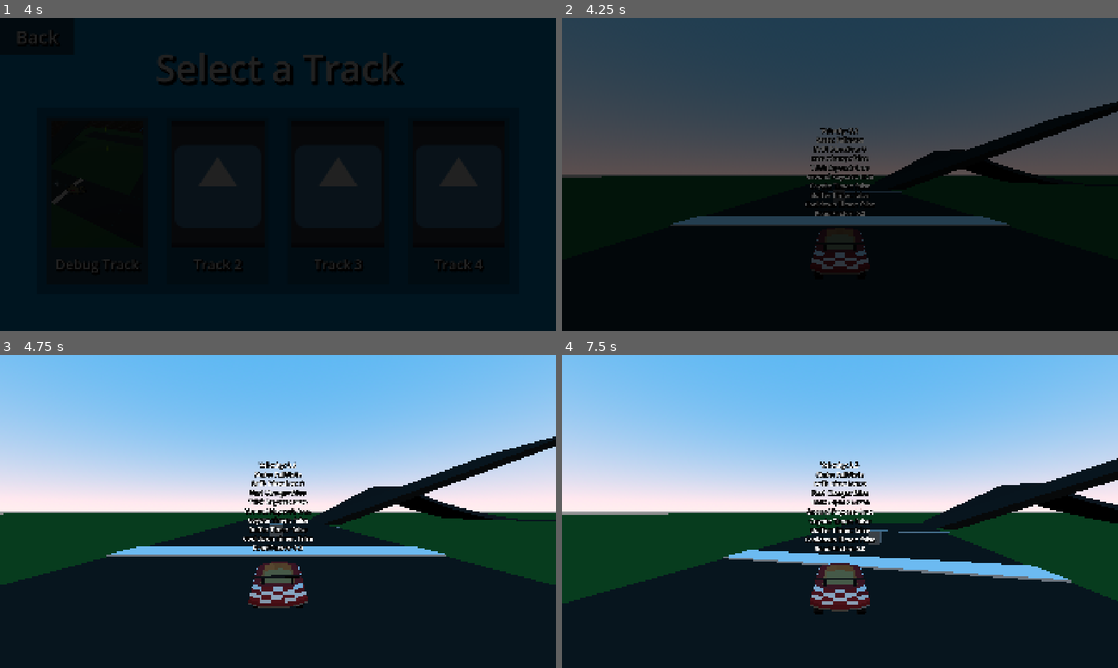
Above: before the commit, frames 1-4 (two rows, left to right).
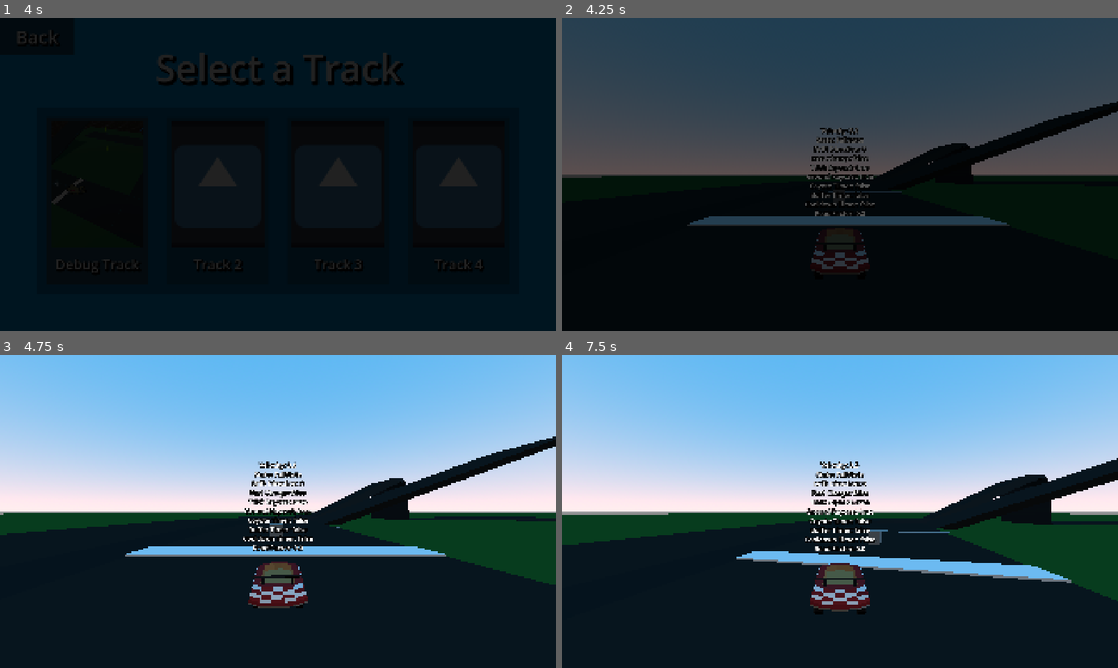
Above: after the commit, the same moments.

Repository: CISC-486-Game-Development-Project/cisc-486-game-development-project
Game: Godot game, scene res://Scenes/Menus/TitleScreen/title_screen.tscn
The game is run twice, just before and just after one commit, with the same random seed, the same clock (stepped at 60 frames per second) and the same inputs. The engine's default icon, where the game draws it, is replaced by a stand-in: a white triangle on a blue panel in a dark square. Sound files missing from this copy of the repository are replaced by a short silence.
Inputs (mouse positions are in pixels of both pictures, inside the frame that each line leads up to):
- Up to frame 1 (4 s): tap Enter at 0.5 s; move the mouse to (400, 158) at 0.52 s; hold D (Right) 0.53-1.25 s; hold P (Drift) 0.53-1.25 s; click (400, 158) at 0.67 s; click "Singleplayer" at 1.25 s; drag from (166, 190) to (250, 237) at 2.02 s; click "Default Character in the Defa…" at 2.75 s; click (100, 199) at 3.5 s
- Up to frame 2 (4.25 s): no input
- Up to frame 3 (4.75 s): move the mouse to (333, 442) at 4.27 s; hold D (Right) from 4.28 s (still down); hold P (Drift) from 4.28 s (still down)
- Up to frame 4 (7.5 s): release D (Right) at 5 s; release P (Drift) at 5 s; tap Space at 5, 7.25 s; drag from (812, 574) to (673, 464) at 5.02 s; tap Enter at 5.75 s; move the mouse to (1006, 558) at 5.77 s; hold A (Left) 5.78-6.5 s; hold P (Drift) 5.78-6.5 s; drag from (673, 464) to (756, 433) at 6.52 s; move the mouse to (867, 511) at 7.27 s; hold S (Backward) from 7.28 s (still down); hold P (Drift) from 7.28 s (still down); click (867, 511) at 7.42 s

Frame 1 is identical in both runs. In frame 2, 0.7% of the frame differs, in the area x 19-86%, y 40-67%; in frame 3, 5.3%; in frame 4, 7.0%, in the area x 0-100%, y 38-80%.

Commit message:
Added Menu Theme with Dynamic Music Support
Menu theme crossfades between versions depending on which screen is showing. Also added short title screen jingle that can be re-used at the start of races. Might add general crossfade support between music tracks later, but for now it's only for AudioStreamSynchronized.

Diff:
--- a/Entities/Kart3D/kart_3d.gd
+++ b/Entities/Kart3D/kart_3d.gd
@@ -322,18 +322,18 @@
 	# Check logic for tricking depending on current state
 	if state_machine.current_state is DriveState:
 		if hop_request and not trick_ray_cast_3d.is_colliding():
-			print("Trick Case 1")
+			#print("Trick Case 1")
 			return true
 	elif state_machine.current_state is FallState:
 		if hop_request and trick_coyote_timer.time_left > 0:
-			print("Trick Case 2")
+			#print("Trick Case 2")
 			return true
 	elif state_machine.current_state is HopState:
 		if trick_buffer_timer.time_left > 0 and not trick_ray_cast_3d.is_colliding():
-			print("Trick Case 3")
+			#print("Trick Case 3")
 			return true
 		if trick_buffer_timer.time_left > 0 and not ground_ray_cast_3d.is_colliding():
-			print("Trick Case 4")
+			#print("Trick Case 4")
 			return true
 	return false
 
--- a/Scenes/Menus/CharacterSelectMenu/character_select_menu.gd
+++ b/Scenes/Menus/CharacterSelectMenu/character_select_menu.gd
@@ -32,6 +32,9 @@
 
 	# Focus first button
 	character_buttons[0].grab_focus()
+
+	# Play sync stream
+	AudioManager.change_sync_track(1)
 
 	# Load scenes
 	SceneManager.load_scene(next_scene)
--- a/Scenes/Menus/MainMenu/main_menu.gd
+++ b/Scenes/Menus/MainMenu/main_menu.gd
@@ -34,8 +34,9 @@
 	options_menu.hiding.connect(_claim_focus)
 	_claim_focus()
 
-	# Play menu music
+	# Play menu music and/or set sync stream
 	AudioManager.change_bgm(menu_music)
+	AudioManager.change_sync_track()
 
 	# Load scenes
 	SceneManager.load_scene(start_scene)
--- a/Scenes/Menus/MainMenu/main_menu.tscn
+++ b/Scenes/Menus/MainMenu/main_menu.tscn
@@ -1,9 +1,20 @@
 [gd_scene format=3 uid="uid://b4byg6rmq7m24"]
 
 [ext_resource type="Script" uid="uid://33nyi808crfd" path="res://Scenes/Menus/MainMenu/main_menu.gd" id="1_yo6co"]
-[ext_resource type="AudioStream" uid="uid://cgpun0hsxpw5o" path="res://Assets/Audio/Music/KartTheme.wav" id="2_tb3ri"]
 [ext_resource type="Theme" uid="uid://ca0itqn64c6ls" path="res://Resources/MenuThemes/main_menu_theme.tres" id="3_gphap"]
+[ext_resource type="AudioStream" uid="uid://bdeh8pcjdofjl" path="res://Assets/Audio/Music/KartMenuPhase1.wav" id="3_kw60b"]
 [ext_resource type="PackedScene" uid="uid://chopbamug8408" path="res://Scenes/Menus/OptionsMenu/options_menu.tscn" id="3_yobja"]
+[ext_resource type="AudioStream" uid="uid://5iedummhc3e6" path="res://Assets/Audio/Music/KartMenuPhase2.wav" id="4_rbcii"]
+[ext_resource type="AudioStream" uid="uid://bi0eloy60w58n" path="res://Assets/Audio/Music/KartMenuPhase3.wav" id="5_eols4"]
+
+[sub_resource type="AudioStreamSynchronized" id="AudioStreamSynchronized_2v5bn"]
+stream_count = 3
+stream_0/stream = ExtResource("3_kw60b")
+stream_0/volume = 0.0
+stream_1/stream = ExtResource("4_rbcii")
+stream_1/volume = 0.0
+stream_2/stream = ExtResource("5_eols4")
+stream_2/volume = 0.0
 
 [sub_resource type="StyleBoxFlat" id="StyleBoxFlat_t5fsa"]
 bg_color = Color(2.3102762e-06, 0.6323629, 0.9693813, 1)
@@ -39,7 +50,7 @@
 start_button = NodePath("MarginContainer/HBoxContainer/ButtonContainer/SingleplayerButton")
 options_button = NodePath("MarginContainer/HBoxContainer/ButtonContainer/OptionsButton")
 quit_button = NodePath("MarginContainer/HBoxContainer/ButtonContainer/QuitButton")
-menu_music = ExtResource("2_tb3ri")
+menu_music = SubResource("AudioStreamSynchronized_2v5bn")
 
 [node name="Panel" type="Panel" parent="." unique_id=1246378781]
 layout_mode = 1
--- a/Scenes/Menus/TitleScreen/title_screen.tscn
+++ b/Scenes/Menus/TitleScreen/title_screen.tscn
@@ -1,7 +1,7 @@
 [gd_scene format=3 uid="uid://vv680s1adm4y"]
 
 [ext_resource type="Script" uid="uid://bpmv76f1ceqv4" path="res://Scenes/Menus/TitleScreen/title_screen.gd" id="1_s2kds"]
-[ext_resource type="AudioStream" uid="uid://cgpun0hsxpw5o" path="res://Assets/Audio/Music/KartTheme.wav" id="2_bs8mv"]
+[ext_resource type="AudioStream" uid="uid://s45hpgk6jctc" path="res://Assets/Audio/Music/KartTheme_Intro.wav" id="2_bs8mv"]
 
 [sub_resource type="StyleBoxFlat" id="StyleBoxFlat_bs8mv"]
 bg_color = Color(2.3102762e-06, 0.6323629, 0.9693813, 1)
--- a/Scenes/Menus/TrackSelectMenu/track_select_menu.gd
+++ b/Scenes/Menus/TrackSelectMenu/track_select_menu.gd
@@ -19,6 +19,9 @@
 	# Focus first button
 	track_button_1.grab_focus()
 
+	# Play sync stream
+	AudioManager.change_sync_track(2)
+
 	# Load scenes
 	SceneManager.load_scene(next_scene)
 	SceneManager.load_scene(prev_scene)
--- a/Scenes/Tracks/debug_track.tscn
+++ b/Scenes/Tracks/debug_track.tscn
@@ -25,10 +25,10 @@
 [sub_resource type="Curve3D" id="Curve3D_fmsym"]
 closed = true
 _data = {
-"points": PackedVector3Array(-24.749622, -3.8146973e-06, -20 …(362 unchanged characters)… 0, 0, -42.841125, 10.146301, 1.7054479, -15.048008, 3.8146973e-06, 16.70283, 15. …(64 unchanged characters)…
-"tilts": PackedFloat32Array(0, 0, 0, 0, 0, 0)
+"points": PackedVector3Array(-24.749622, -3.8146973e-06, -20 …(362 unchanged characters)… 0, 0, -42.841125, 10.146301, 1.7054479, 0, 0, 0, 0, 0, 0, -42.865402, 0, 1.3878851, -15.048008, 3.8146973e-06, 16.70283, 15. …(64 unchanged characters)…
+"tilts": PackedFloat32Array(0, 0, 0, 0, 0, 0, 0)
 }
-point_count = 6
+point_count = 7
 
 [sub_resource type="StandardMaterial3D" id="StandardMaterial3D_infoe"]
 albedo_color = Color(0, 0, 0, 1)
@@ -83,7 +83,7 @@
 [node name="Terrain" type="Node3D" parent="." unique_id=361690583]
 
 [node name="Path3D" type="Path3D" parent="Terrain" unique_id=999992233]
-transform = Transform3D(1, 0, 0, 0, 1, 0, 0, 0, 1, 0, -2.0894814, 0)
+transform = Transform3D(1, 0, 0, 0, 1, 0, 0, 0, 1, 0, -1.2761402, 0)
 curve = SubResource("Curve3D_fmsym")
 
 [node name="CSGPolygon3D" type="CSGPolygon3D" parent="Terrain/Path3D" unique_id=321750741]
@@ -95,7 +95,7 @@
 path_interval_type = 0
 path_interval = 0.5
 path_simplify_angle = 0.0
-path_rotation = 2
+path_rotation = 1
 path_rotation_accurate = false
 path_local = false
 path_continuous_u = true
--- a/Singletons/audio_manager.gd
+++ b/Singletons/audio_manager.gd
@@ -1,5 +1,10 @@
 ## Singleton for managing music, sfx and voice lines.
 extends Node3D
+
+# Constants
+const SYNC_ZERO_VOLUME: float = -60.0 ## The muted volume for when a sync track is not playing.
+const SYNC_BASE_VOLUME: float = 0.0 ## The normal volume for when a sync track is playing.
+const SYNC_FADE_TIME: float = 0.1 ## The time it takes to crossfade between sync tracks.
 
 # Enums
 enum SoundType {
@@ -16,6 +21,16 @@
 var music_volume: float = 0.5
 var sfx_volume: float = 0.5
 var voice_volume: float = 0.5
+
+func _process(_delta: float) -> void:
+	if current_music.stream is AudioStreamSynchronized:
+		#for i in range(current_music.stream.get_stream_count()):
+			#print(current_music.stream.get_sync_stream_volume(i))
+		print(current_music.stream.get_sync_stream_volume(1))
+
+###################
+## SFX Functions ##
+###################
 
 ## Plays a sound.
 func create_sound(sound: AudioStream, type: SoundType = SoundType.SFX) -> void:
@@ -81,6 +96,10 @@
 	parent.add_child(new_sound)
 	new_sound.play()
 
+#####################
+## Music Functions ##
+#####################
+
 ## Changes the background music to a specified track.
 func change_bgm(music: AudioStream, force_restart: bool = false) -> void:
 	# Don't change bgm if music is the same as current_music unless force_restart is true
@@ -103,6 +122,12 @@
 		current_music.queue_free()
 	current_music = new_music
 
+	# Initialize first sync stream if applicable
+	if current_music.stream is AudioStreamSynchronized:
+		for i in range(current_music.stream.get_stream_count()):
+			current_music.stream.set_sync_stream_volume(i, SYNC_ZERO_VOLUME)
+		current_music.stream.set_sync_stream_volume(0, SYNC_BASE_VOLUME)
+
 	# Add to scene and play music
 	add_child(new_music)
 	new_music.play()
@@ -111,6 +136,38 @@
 func stop_bgm() -> void:
 	if current_music:
 		current_music.queue_free()
+
+## Changes the sync track if music is an AudioStreamSynchronized.
+func change_sync_track(track_index: int = 0) -> void:
+	if not current_music.stream is AudioStreamSynchronized:
+		return # Only operate on AudioStreamSyncronized
+
+	# Initialize variables
+	var sync := current_music.stream as AudioStreamSynchronized
+	var start_gains: Array[float] = []
+	var target_gain := db_to_linear(SYNC_BASE_VOLUME)
+
+	# Get start_gains from sync
+	for i in range(sync.get_stream_count()):
+		start_gains.append(db_to_linear(sync.get_sync_stream_volume(i)))
+
+	# Tween the crossfade between tracks
+	var tween := create_tween()
+	tween.tween_method(
+		func(time: float) -> void: # Lambda function for crossfading between sync stream tracks over time in a tween.
+			for i in range(sync.get_stream_count()):
+				var gain: float
+
+				# Smoothly fade in with sin() and out with cos() depedning on which track is now active.
+				if i == track_index:
+					gain = target_gain * sin(time * PI * 0.5)
+				else:
+					gain = start_gains[i] * cos(time * PI * 0.5)
+
+				# Avoid converting zero to -INF dB.
+				sync.set_sync_stream_volume(i, linear_to_db(maxf(gain, 0.0001))),
+		0.0, 1.0, SYNC_FADE_TIME
+	)
 
 ####################
 ## Volume Setters ##
Not shown, added: Assets/Audio/Music/KartMenuPhase1.wav.import
Not shown, added: Assets/Audio/Music/KartMenuPhase2.wav.import
Not shown, added: Assets/Audio/Music/KartMenuPhase3.wav.import
Not shown, added: Assets/Audio/Music/KartTheme_Intro.wav.import
Not shown, added: Assets/Audio/Music/KartMenuPhase1.wav
Not shown, added: Assets/Audio/Music/KartMenuPhase2.wav
Not shown, added: Assets/Audio/Music/KartMenuPhase3.wav
Not shown, added: Assets/Audio/Music/KartTheme_Intro.wav
